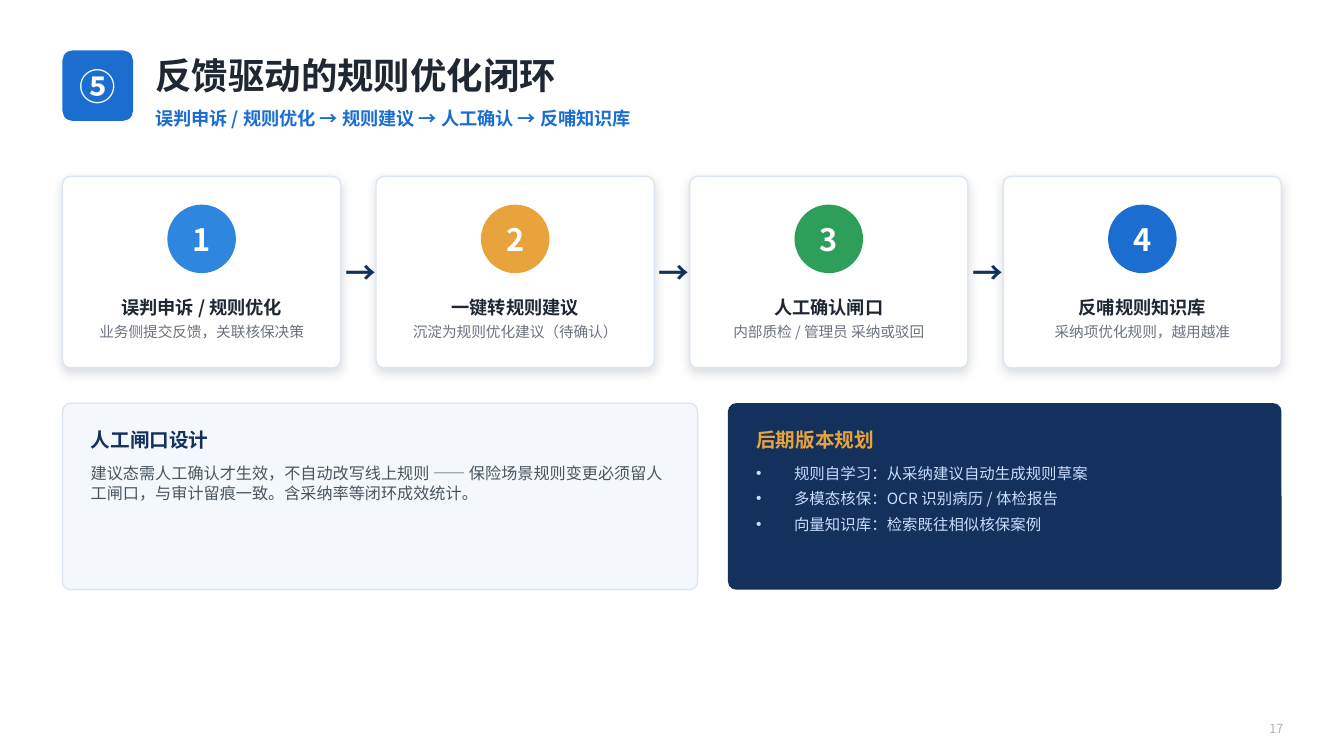
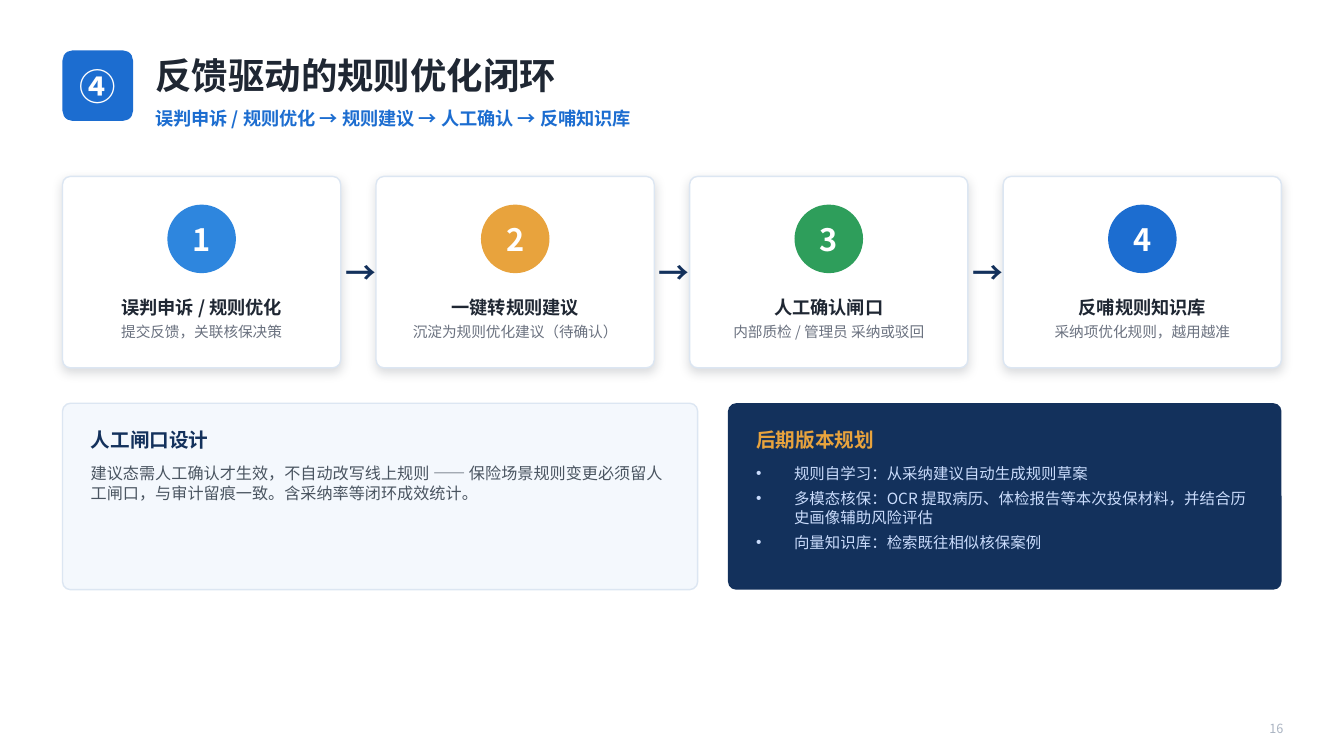
Before and after one commit to housenchuan/AICompetition, a slide deck: slide 17 of docs/保险核保智能分级系统_路演_第10页对比版.pptx (slide 18 before the commit). Drawn at 1344x756 pixels with LibreOffice and Linux fonts; fonts in the diff are those of the drawing. Boxes give left, top, right and bottom in pixels: in the first picture for what was removed or moved away, otherwise in the second. Text is boxed around its words. In the diff, an @@ line names an element or a change of style, - is before the commit and + after.

```diff
--- a/docs/保险核保智能分级系统_路演_第10页对比版.pptx
+++ b/docs/保险核保智能分级系统_路演_第10页对比版.pptx
@@ text at [80,69,116,104]: text changed @@
-⑤
+④
@@ text at [121,324,282,338]: text changed @@
-业务侧提交反馈，关联核保决策
+提交反馈，关联核保决策
@@ text at [794,491,1246,524]: text changed @@
-• 多模态核保：OCR 识别病历 / 体检报告
+• 多模态核保：OCR 提取病历、体检报告等本次投保材料，并结合历史画像辅助风险评估
@@ text at [794,535,1041,550]: more space between paragraphs @@
@@ text at [1269,724,1283,733]: text changed @@
-17
+16
```
Also in this commit, not shown: 17 other slides changed, 1 slide added, 2 slides removed, 1 other file.
